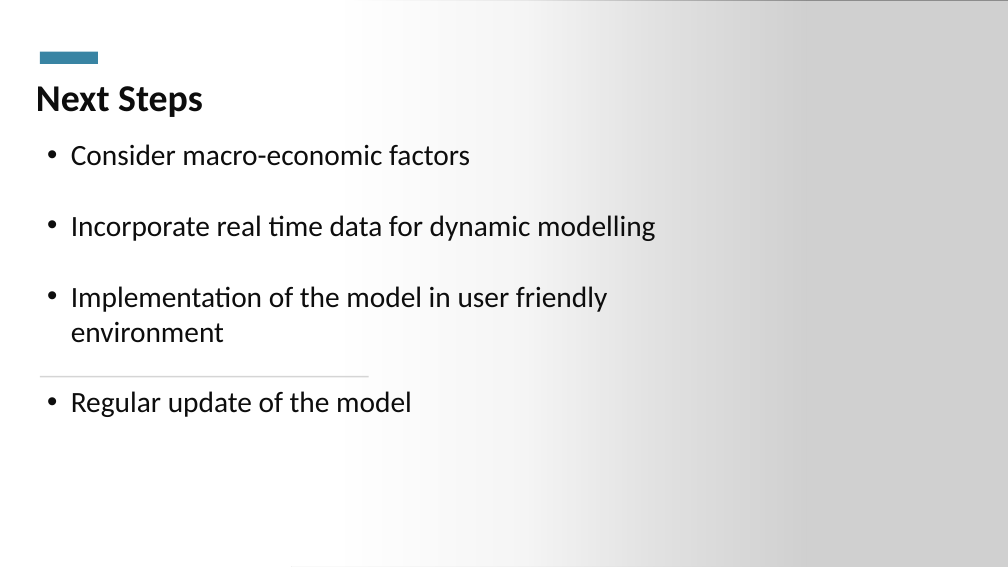
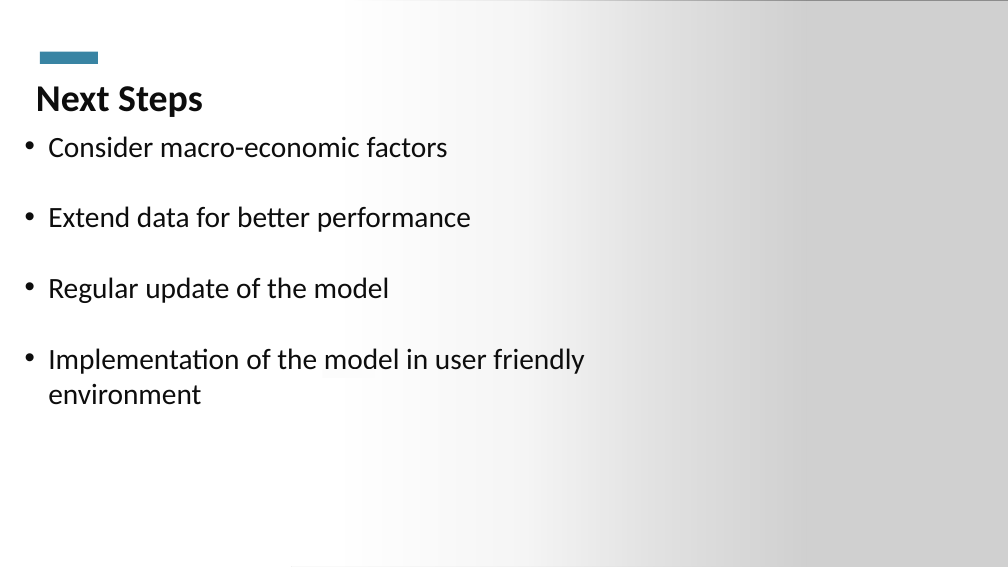
Before and after one commit to yasiSriLanka/dsc-capstone-Creditworthiness-of-Borrowers-prediction, a slide deck: slide 10 of Machine Learning Model - DefaultShield.pptx. Drawn at 1008x567 pixels with LibreOffice and Linux fonts; fonts in the diff are those of the drawing; grey boxes stand for pictures. Boxes give left, top, right and bottom in pixels: in the first picture for what was removed or moved away, otherwise in the second. Text is boxed around its words. In the diff, an @@ line names an element or a change of style, - is before the commit and + after.

```diff
--- a/Machine Learning Model - DefaultShield.pptx
+++ b/Machine Learning Model - DefaultShield.pptx
@@ text "Consider macro-economic factors": place and size @@
-text "Consider macro-economic factors" at (71,144,655,417)
+text "Consider macro-economic factors" at (48,136,584,405)
@@ text at (48,206,471,303): text changed @@
-• Incorporate real time data for dynamic modelling
+• Extend data for better performance
+• Regular update of the model
@@ rectangle added at (28,356,327,394), fill #FFFFFF @@
@@ rectangle added at (323,369,375,378), fill #FCFCFC @@
@@ text at (71,391,412,417): paragraph removed @@
-• Regular update of the model
```
Also in this commit, not shown: 7 other slides changed, 4 other files.
